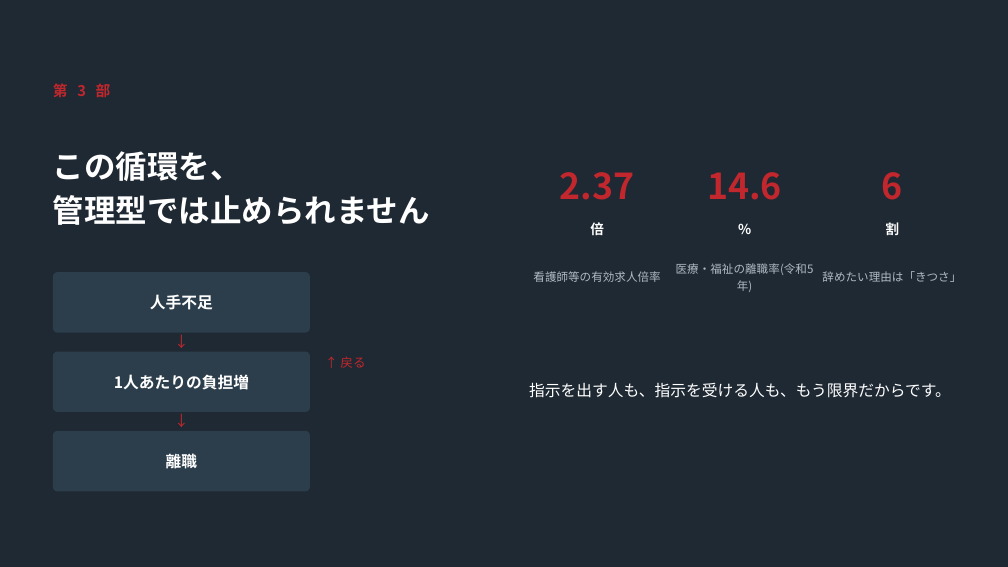
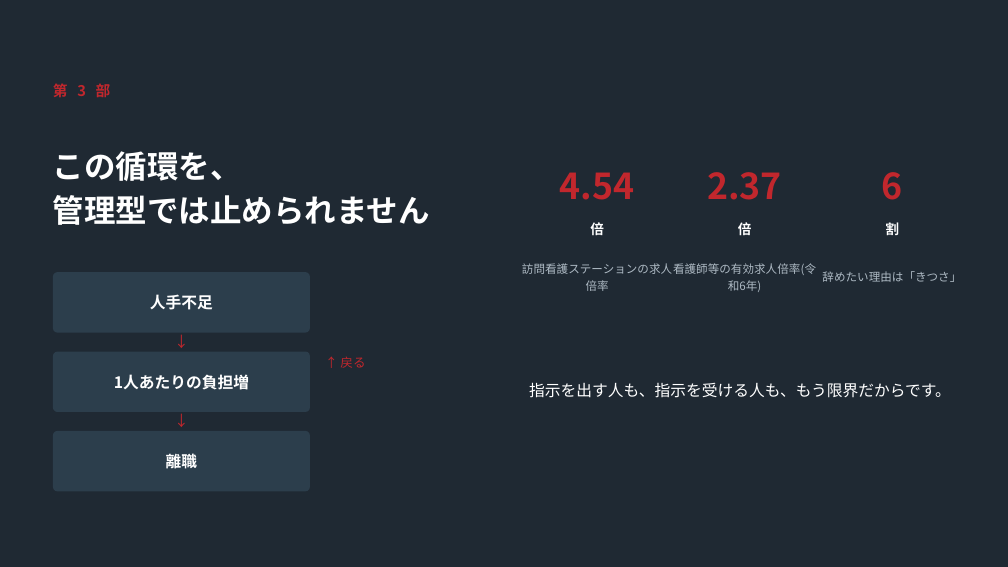
Before and after one commit to arakawa19990115-beep/my-code, a slide deck: slide 15 of ともき医療ワークス/02_作業中/講演スライド_経営層向け90分.pptx. Drawn at 1008x567 pixels with LibreOffice and Linux fonts; fonts in the diff are those of the drawing. Boxes give left, top, right and bottom in pixels: in the first picture for what was removed or moved away, otherwise in the second. Text is boxed around its words. In the diff, an @@ line names an element or a change of style, - is before the commit and + after.

```diff
--- a/ともき医療ワークス/02_作業中/講演スライド_経営層向け90分.pptx
+++ b/ともき医療ワークス/02_作業中/講演スライド_経営層向け90分.pptx
@@ text added at box(560, 172, 635, 200), 34 pt, text #C1272D, bold @@
+4.54
@@ text "2.37": place and size @@
-text "2.37" at box(560, 172, 635, 200)
+text "2.37" at box(707, 172, 782, 200)
@@ text removed at box(707, 172, 782, 200) @@
-14.6
@@ text at box(738, 222, 752, 235): text changed @@
-%
+倍
@@ text at box(522, 263, 672, 291): text changed @@
-看護師等の有効求人倍率
+訪問看護ステーションの求人倍率
@@ text at box(673, 263, 816, 292): text changed @@
-医療・福祉の離職率(令和5年)
+看護師等の有効求人倍率(令和6年)
```
Also in this commit, not shown: 2 other slides changed, 6 other files.
